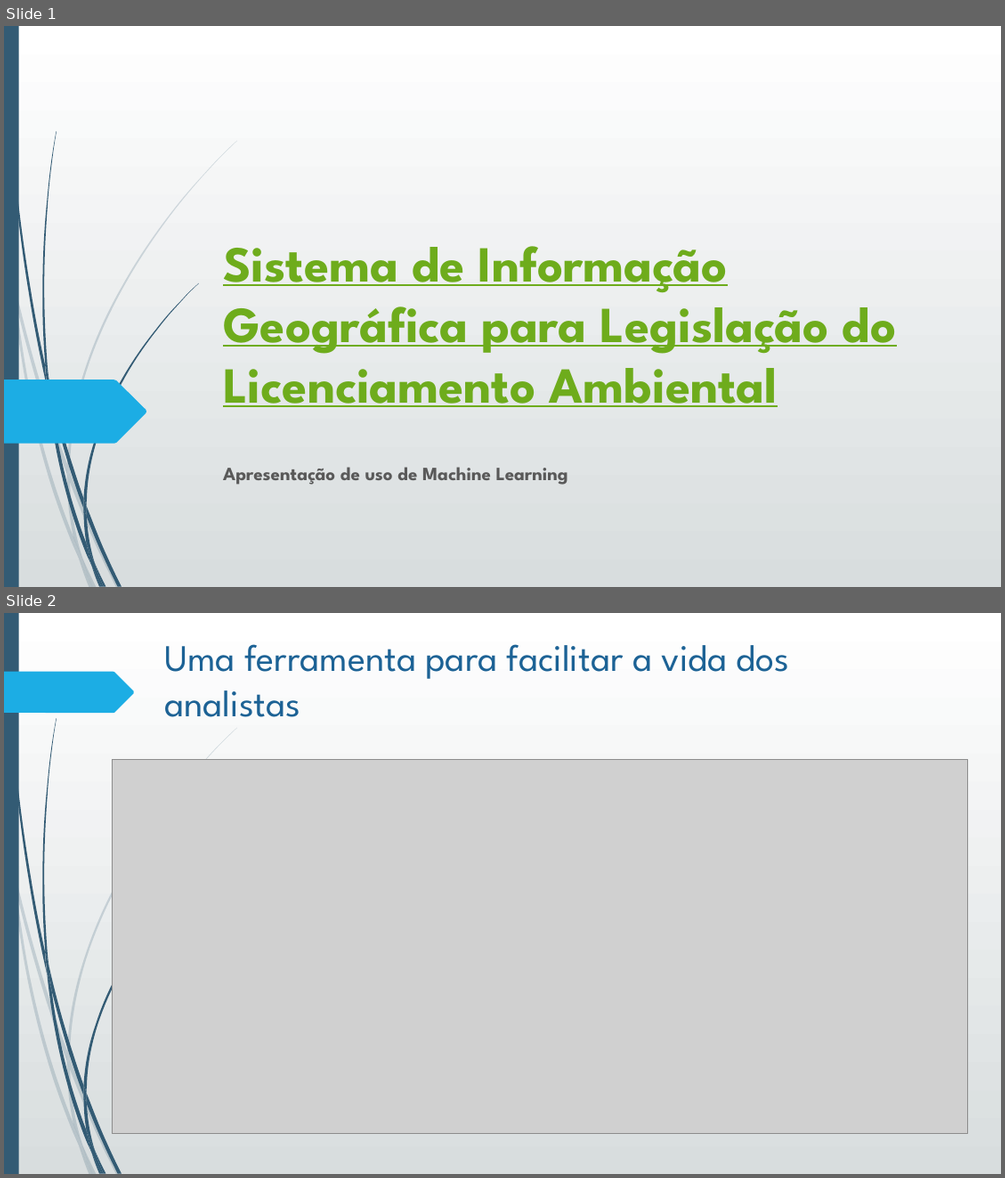
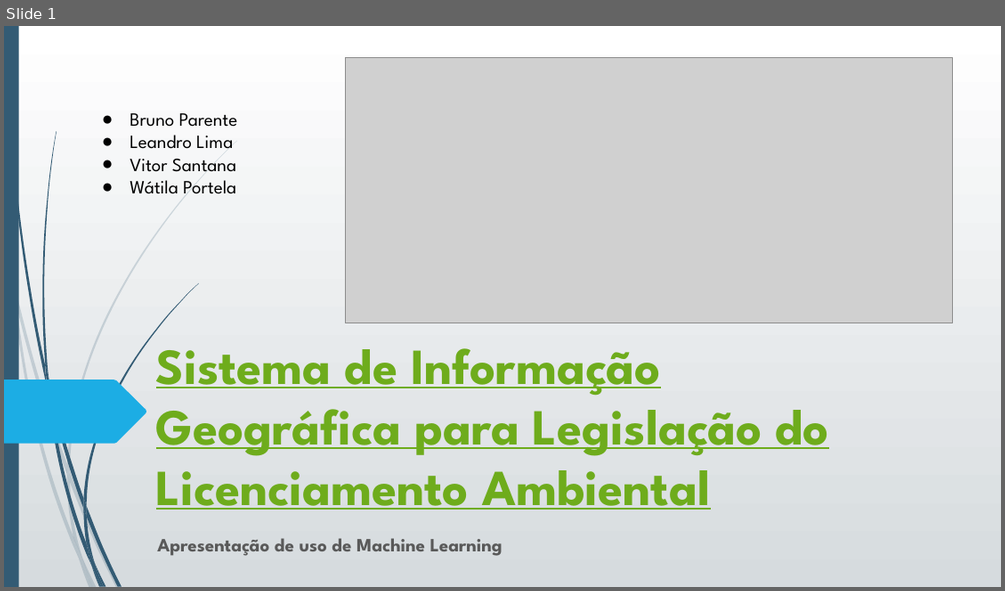
Before and after one commit to leoexcelsus/siglla_phase2, a slide deck: siglla fase2.pptx. Shown one above the other, each under a label of ours: slides 1 and 2 before the commit, slide 1 after it. The pictures are 1005x1178 and 1005x591 pixels, drawn with LibreOffice and Linux fonts; fonts in the diff are those of the drawing; grey boxes stand for pictures. Boxes give left, top, right and bottom in pixels: in the first picture for what was removed or moved away, otherwise in the second. Text is boxed around its words. In the diff, an @@ line names an element or a change of style, - is before the commit and + after.

```diff
--- a/siglla fase2.pptx
+++ b/siglla fase2.pptx
@@ slide 2 removed at <box>4,613,1001,1174</box>, background gradient #FFFFFF to #D7DDE0; not listed: 23 template elements that a slide beside it also shows @@
@@ title removed at <box>164,644,790,717</box> @@
-Uma ferramenta para facilitar a vida dos analistas
@@ freeform shape removed at <box>4,672,134,713</box> @@
@@ picture removed at <box>112,759,968,1133</box> @@
@@ slide 1 changed as well @@
@@ background gradient #FFFFFF to #D7DDE0 to gradient #FFFFFF to #D6DBDE @@
@@ picture added at <box>345,58,952,323</box> @@
@@ text added at <box>129,113,238,199</box>, 18 pt, text #000000 @@
+● Bruno Parente
+● Leandro Lima
+● Vitor Santana
+● Wátila Portela
@@ title "Sistema de Informação Geográfica para ...": place and size @@
-title "Sistema de Informação Geográfica para ..." at <box>223,246,897,407</box>
+title "Sistema de Informação Geográfica para ..." at <box>156,348,829,509</box>
@@ subtitle "Apresentação de uso de Machine ...": place and size @@
-subtitle "Apresentação de uso de Machine ..." at <box>223,467,568,484</box>
+subtitle "Apresentação de uso de Machine ..." at <box>157,538,502,556</box>
@@ subtitle "Apresentação de uso de Machine ..." at <box>157,538,502,556</box>: less space between paragraphs @@
```
Also in this commit, not shown: 2 other slides changed, 7 slides added, 2 other slides removed.
